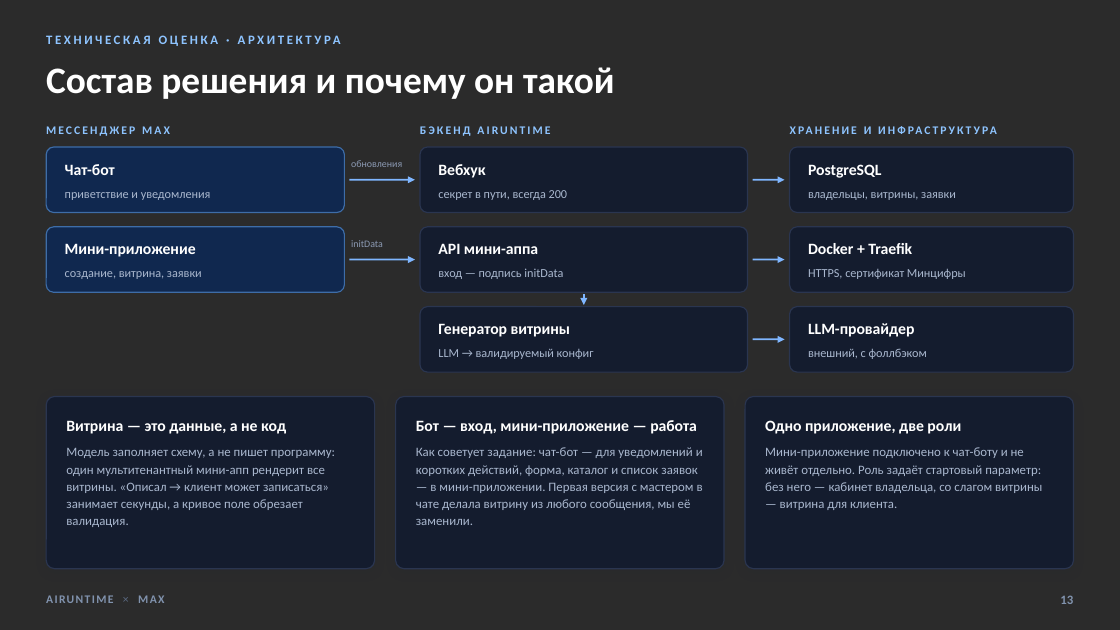
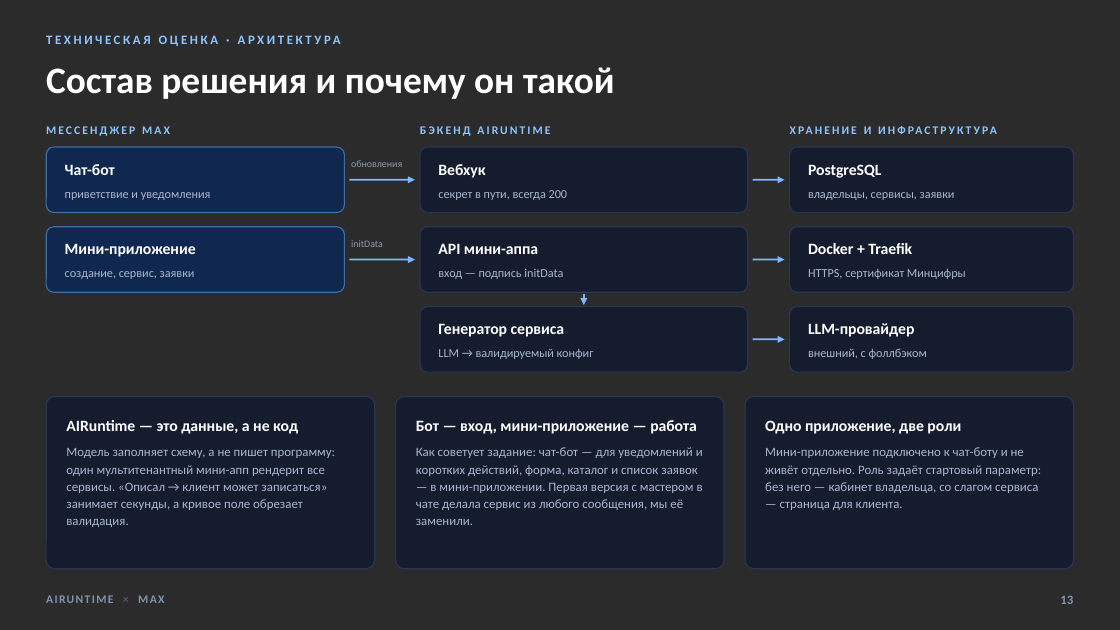
Before and after one commit to airuntime-ru/airuntime, a slide deck: slide 13 of docs/max-presentation/presentation.pptx. Drawn at 1120x630 pixels with LibreOffice and Linux fonts; fonts in the diff are those of the drawing; background and template pictures are left out; a plain dark background stands for a picture behind light text. Boxes give left, top, right and bottom in pixels: in the first picture for what was removed or moved away, otherwise in the second. Text is boxed around its words. In the diff, an @@ line names an element or a change of style, - is before the commit and + after.

```diff
--- a/docs/max-presentation/presentation.pptx
+++ b/docs/max-presentation/presentation.pptx
@@ text at (x1=808, y1=192, x2=955, y2=200): text changed @@
-владельцы, витрины, заявки
+владельцы, сервисы, заявки
@@ text at (x1=65, y1=271, x2=195, y2=279): text changed @@
-создание, витрина, заявки
+создание, сервис, заявки
@@ text at (x1=438, y1=323, x2=565, y2=337): text changed @@
-Генератор витрины
+Генератор сервиса
@@ text at (x1=66, y1=420, x2=335, y2=527): text changed @@
-Витрина — это данные, а не код
-Модель заполняет схему, а не пишет программу: один мультитенантный мини-апп рендерит все витрины. «Описал → клиент может записаться» занимает секунды, а кривое поле обрезает валидация.
+AIRuntime — это данные, а не код
+Модель заполняет схему, а не пишет программу: один мультитенантный мини-апп рендерит все сервисы. «Описал → клиент может записаться» занимает секунды, а кривое поле обрезает валидация.
@@ text at (x1=416, y1=447, x2=703, y2=525): text changed @@
-Как советует задание: чат-бот — для уведомлений и коротких действий, форма, каталог и список заявок — в мини-приложении. Первая версия с мастером в чате делала витрину из любого сообщения, мы её заменили.
+Как советует задание: чат-бот — для уведомлений и коротких действий, форма, каталог и список заявок — в мини-приложении. Первая версия с мастером в чате делала сервис из любого сообщения, мы её заменили.
@@ text at (x1=765, y1=447, x2=1041, y2=510): text changed @@
-Мини-приложение подключено к чат-боту и не живёт отдельно. Роль задаёт стартовый параметр: без него — кабинет владельца, со слагом витрины — витрина для клиента.
+Мини-приложение подключено к чат-боту и не живёт отдельно. Роль задаёт стартовый параметр: без него — кабинет владельца, со слагом сервиса — страница для клиента.
```
Also in this commit, not shown: 18 other slides changed, 22 other files.
